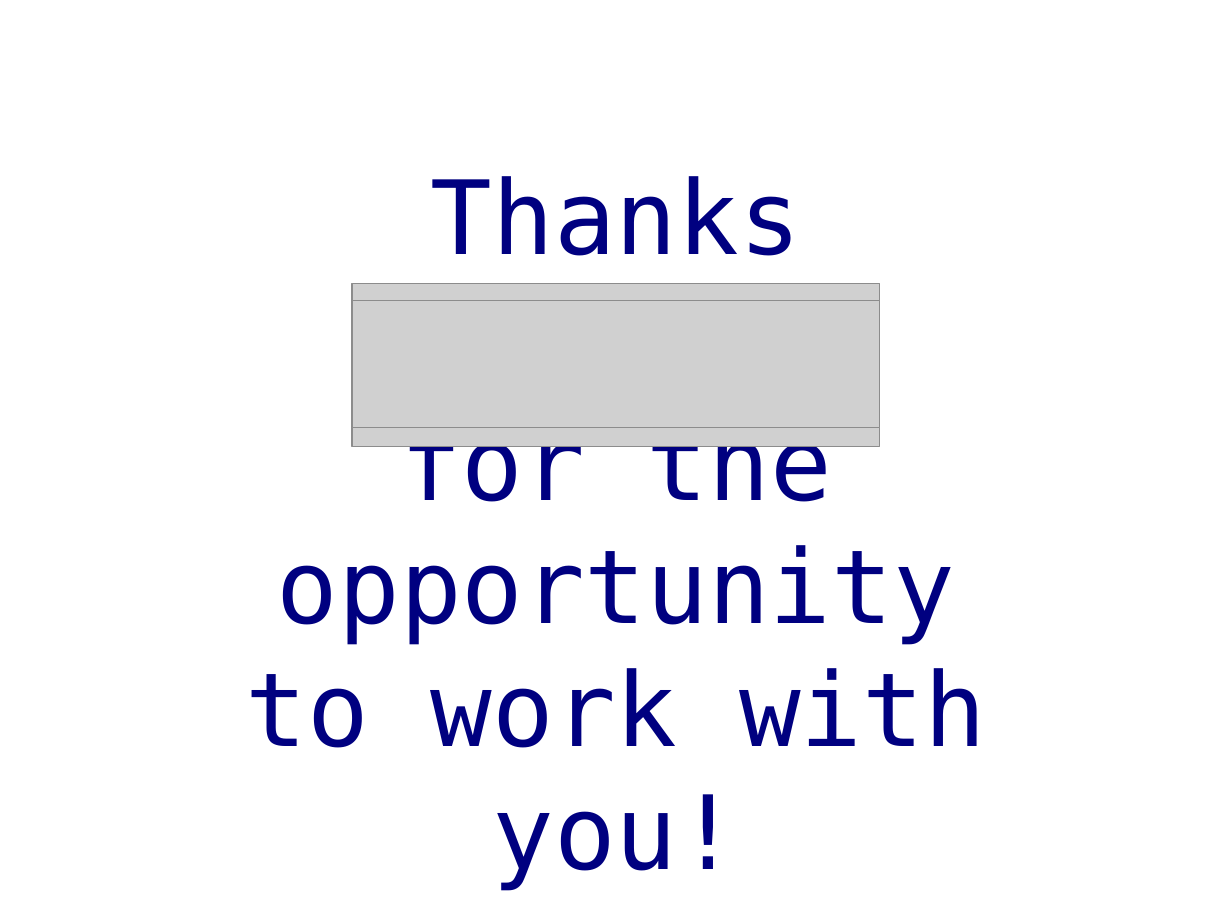
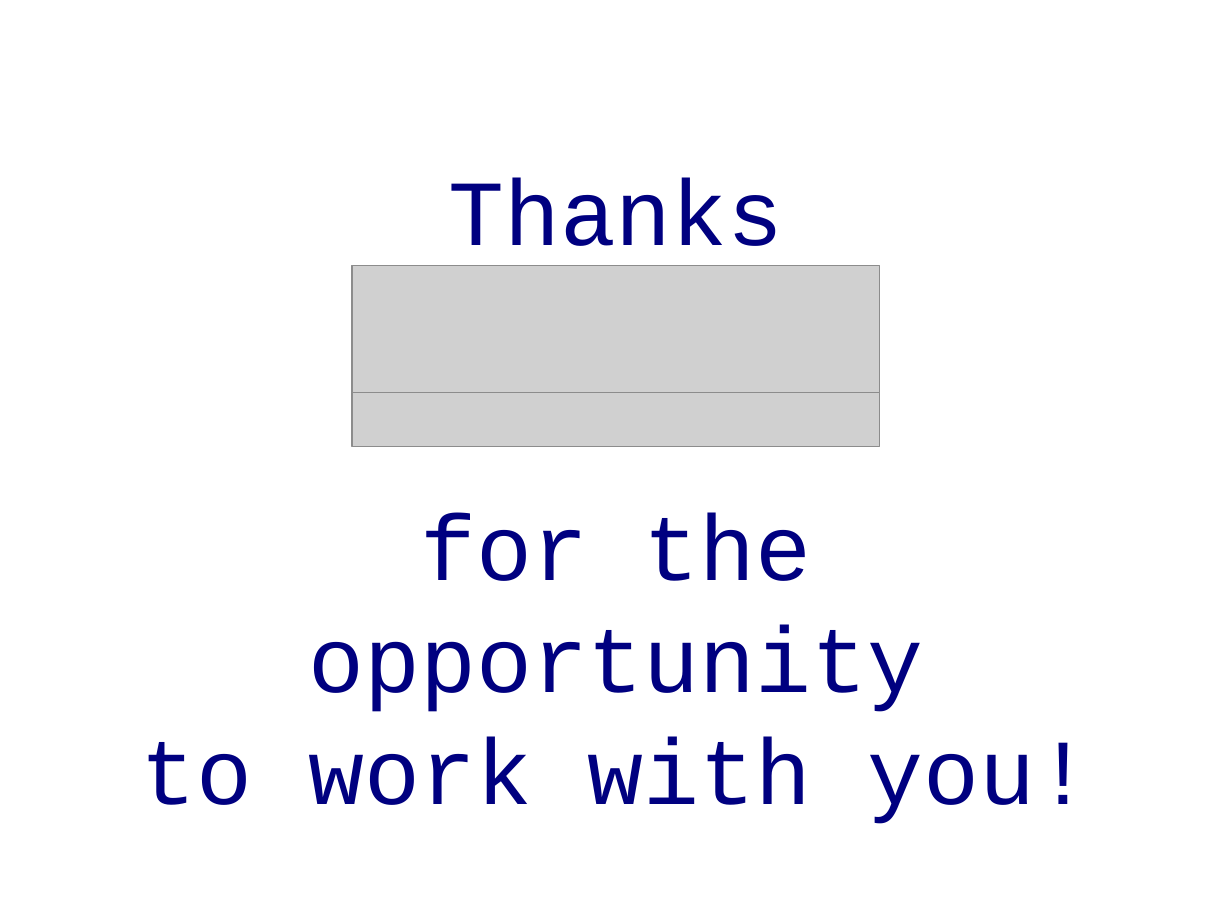
Before and after one commit to ddyngrp/bcit-courses, a slide deck: slide 14 of reports/presentation/spry_presentation.odp. Drawn at 1232x924 pixels with LibreOffice and Linux fonts; fonts in the diff are those of the drawing; grey boxes stand for pictures; background and template pictures are left out. Boxes give left, top, right and bottom in pixels: in the first picture for what was removed or moved away, otherwise in the second. Text is boxed around its words. In the diff, an @@ line names an element or a change of style, - is before the commit and + after.

Commit message:
Fixed fonts

```diff
--- a/reports/presentation/spry_presentation.odp
+++ b/reports/presentation/spry_presentation.odp
@@ text "Thanks": place and size @@
-text "Thanks" at box(246, 176, 986, 890)
+text "Thanks" at box(141, 178, 1091, 824)
@@ text "Thanks" at box(141, 178, 1091, 824): size 66 to 60 pt, font DejaVu Sans Mono to Courier New @@
@@ picture: place and size @@
-picture at box(352, 301, 880, 428)
+picture at box(352, 266, 880, 394)
```
Also in this commit, not shown: 13 other slides changed.
